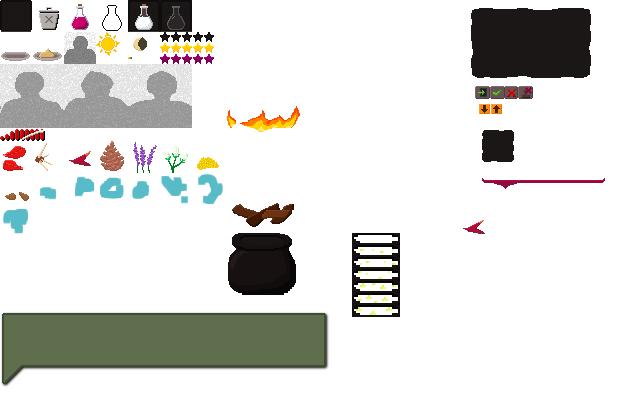
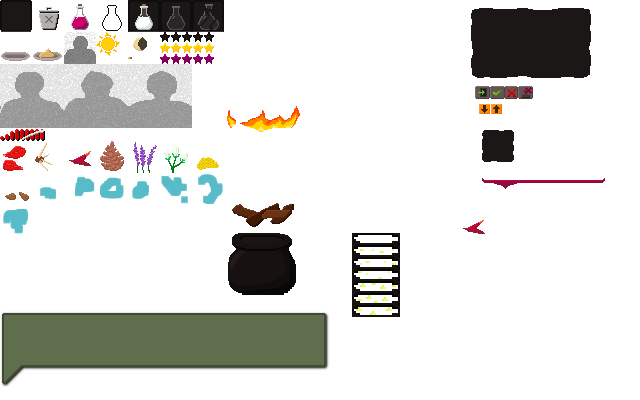
Layers edited between the first and the second (640, 400) image:
painted on "Background copy" over [192, 0, 224, 32]
added layer "Layer" above "noise" over [194, 2, 223, 30]
